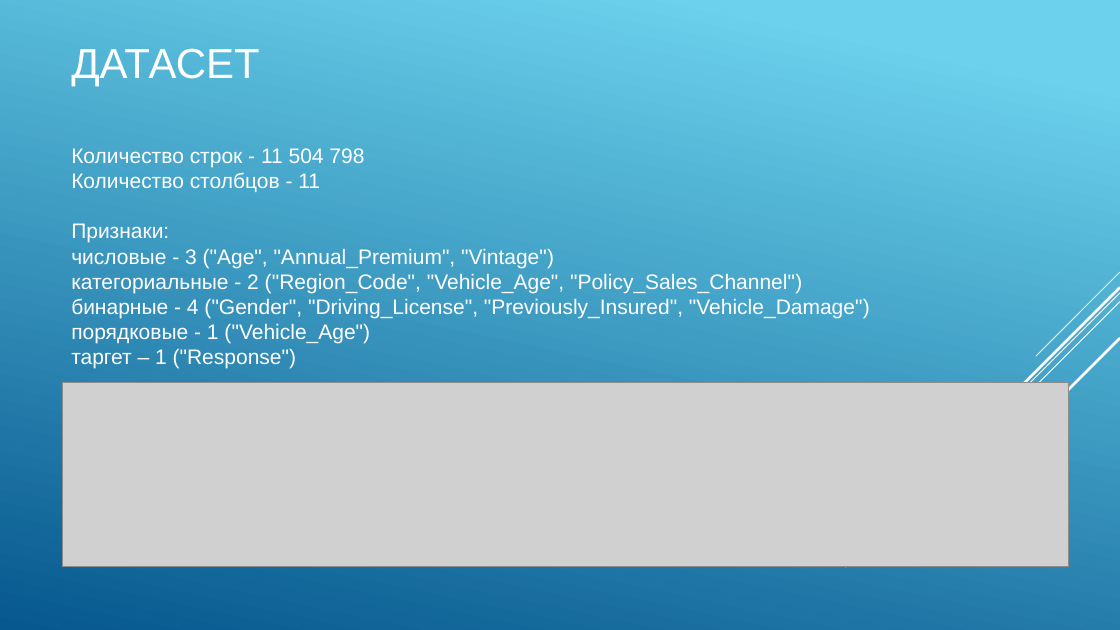
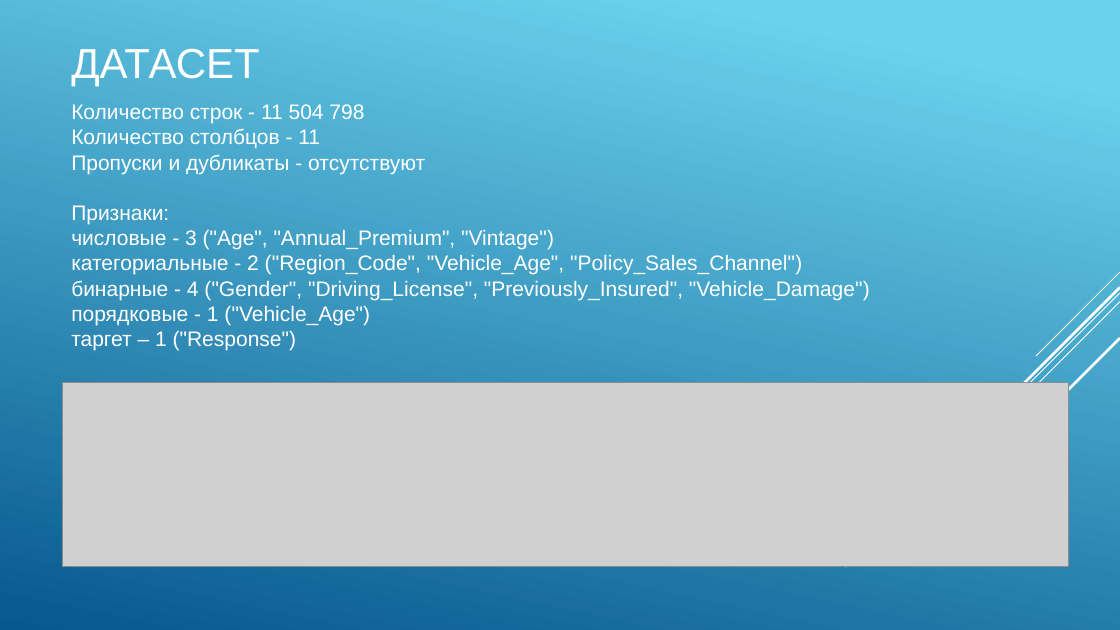
Before and after one commit to taysumova/urfu_ml, a slide deck: slide 3 of presentation.pptx. Drawn at 1120x630 pixels with LibreOffice and Linux fonts; fonts in the diff are those of the drawing; grey boxes stand for pictures. Boxes give left, top, right and bottom in pixels: in the first picture for what was removed or moved away, otherwise in the second. Text is boxed around its words. In the diff, an @@ line names an element or a change of style, - is before the commit and + after.

```diff
--- a/presentation.pptx
+++ b/presentation.pptx
@@ text "Количество строк - 11 504 ...": place and size @@
-text "Количество строк - 11 504 ..." at [71,148,870,369]
+text "Количество строк - 11 504 ..." at [71,104,870,350]
@@ text at [71,154,425,174]: paragraph added @@
+Пропуски и дубликаты - отсутствуют
```
Also in this commit, not shown: 6 other slides changed, 3 slides added, 3 slides removed.
